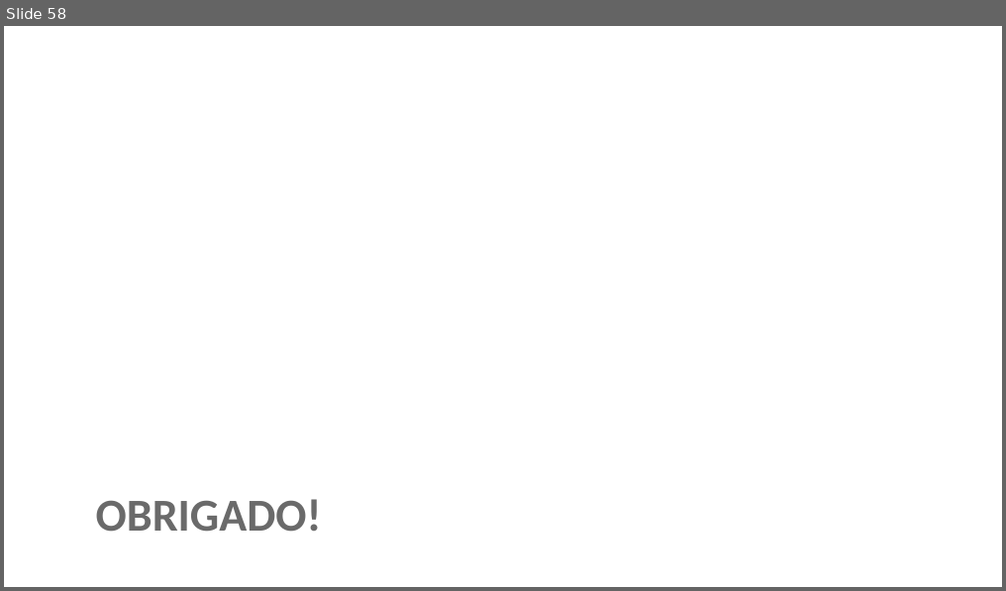
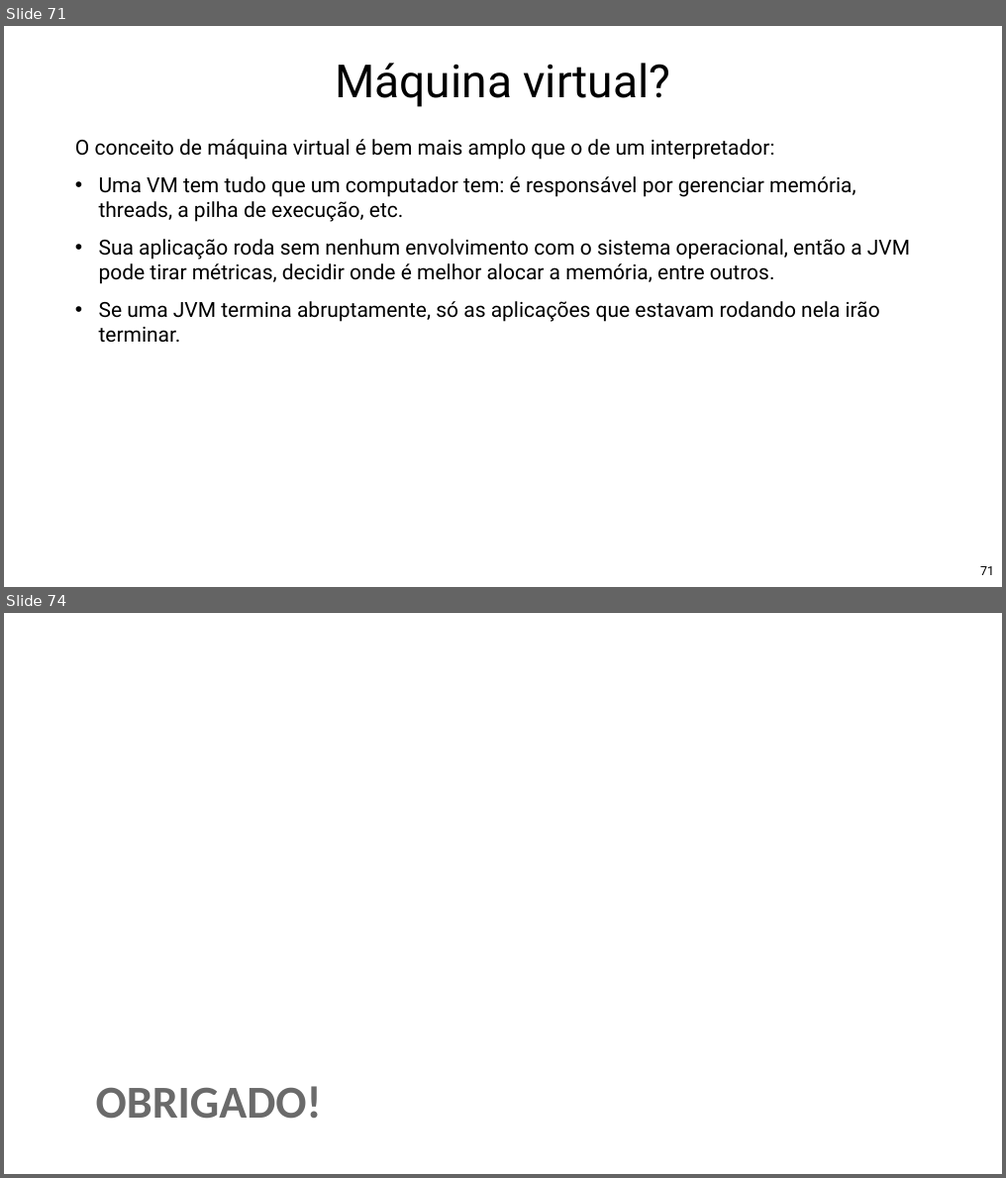
Before and after one commit to Pedrorocha13/2021.1-progoo, a slide deck: materiais/slides.pptx. Shown one above the other, each under a label of ours: slide 58 before the commit, slides 71 and 74 after it; the slides between them are not shown. The pictures are 1006x591 and 1006x1178 pixels, drawn with LibreOffice and Linux fonts; fonts in the diff are those of the drawing; background and template pictures are left out. Boxes give left, top, right and bottom in pixels: in the first picture for what was removed or moved away, otherwise in the second. Text is boxed around its words. In the diff, an @@ line names an element or a change of style, - is before the commit and + after.

```diff
--- a/materiais/slides.pptx
+++ b/materiais/slides.pptx
@@ slide 71 added at (x1=4, y1=26, x2=1002, y2=587), background picture (left out) @@
@@ title added at (x1=335, y1=63, x2=671, y2=107), 88 pt, text #000000 @@
+Máquina virtual?
@@ text added at (x1=75, y1=139, x2=910, y2=343), 40 pt, text #000000 @@
+O conceito de máquina virtual é bem mais amplo que o de um interpretador:
+• Uma VM tem tudo que um computador tem: é responsável por gerenciar memória, threads, a pilha de execução, etc.
+• Sua aplicação roda sem nenhum envolvimento com o sistema operacional, então a JVM pode tirar métricas, decidir onde é melhor alocar a memória, entre outros.
+• Se uma JVM termina abruptamente, só as aplicações que estavam rodando nela irão terminar.
@@ page number added at (x1=980, y1=567, x2=994, y2=575), 24 pt, text #000000 @@
+71
@@ what was slide 58 is now slide 74 @@
```
Also in this commit, not shown: 1 slide changed, 15 other slides added.
